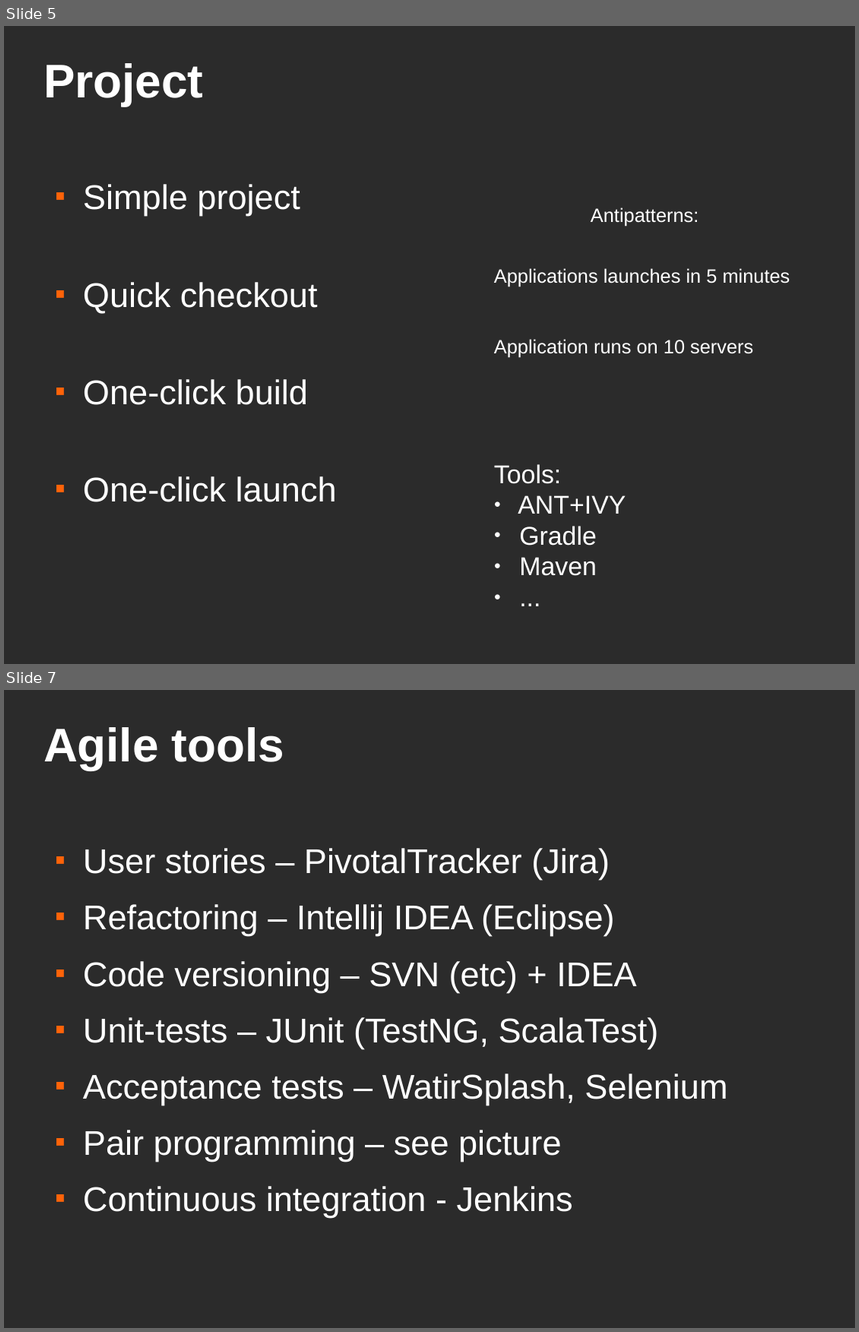
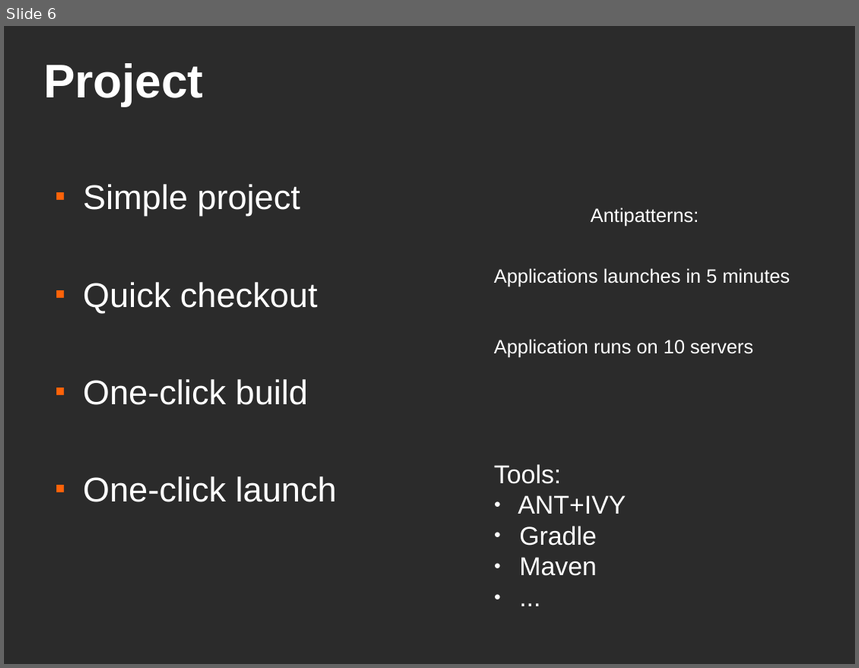
Before and after one commit to asolntsev/presentations, a slide deck: agile-technical-practices/agile-techical-practices.agile-ee.odp. Shown one above the other, each under a label of ours: slides 5 and 7 before the commit, slide 6 after it; the slides between them are not shown. The pictures are 859x1332 and 859x668 pixels, drawn with LibreOffice and Linux fonts; fonts in the diff are those of the drawing; background and template pictures are left out; a plain dark background stands for a picture behind light text. Boxes give left, top, right and bottom in pixels: in the first picture for what was removed or moved away, otherwise in the second. Text is boxed around its words. In the diff, an @@ line names an element or a change of style, - is before the commit and + after.

Commit message:
Added some tests and slides during Agile Saturday

```diff
--- a/agile-technical-practices/agile-techical-practices.agile-ee.odp
+++ b/agile-technical-practices/agile-techical-practices.agile-ee.odp
@@ slide 7 removed at (4,690,855,1328), background picture (left out) @@
@@ title removed at (44,727,284,771) @@
-Agile tools
@@ text removed at (83,848,728,1218) @@
-■ User stories – PivotalTracker (Jira)
-■ Refactoring – Intellij IDEA (Eclipse)
-■ Code versioning – SVN (etc) + IDEA
-■ Unit-tests – JUnit (TestNG, ScalaTest)
-■ Acceptance tests – WatirSplash, Selenium
-■ Pair programming – see picture
-■ Continuous integration - Jenkins
@@ what was slide 5 is now slide 6 @@
```
Also in this commit, not shown: 3 slides changed, 7 slides added, 1 other slide removed, 1 other file.
